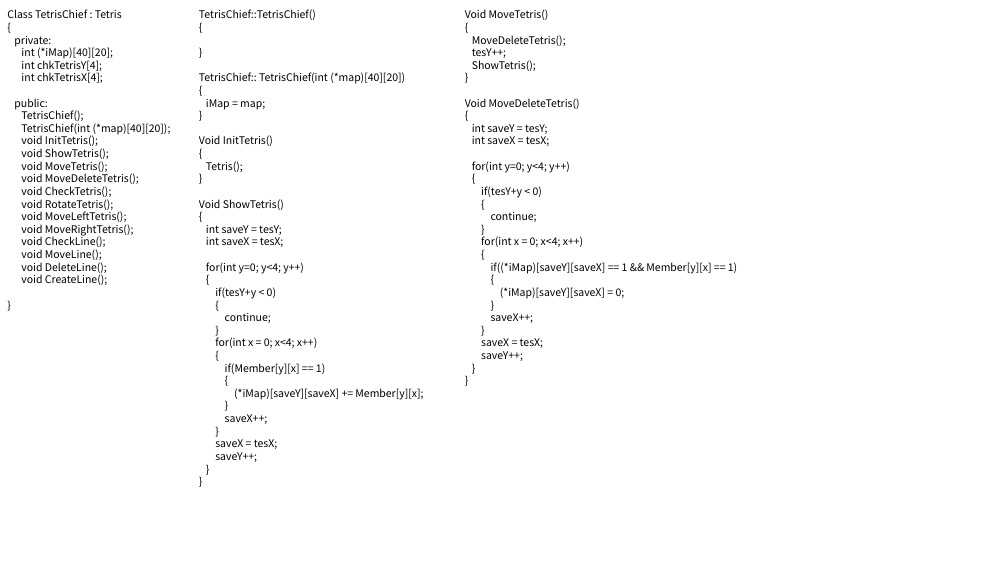
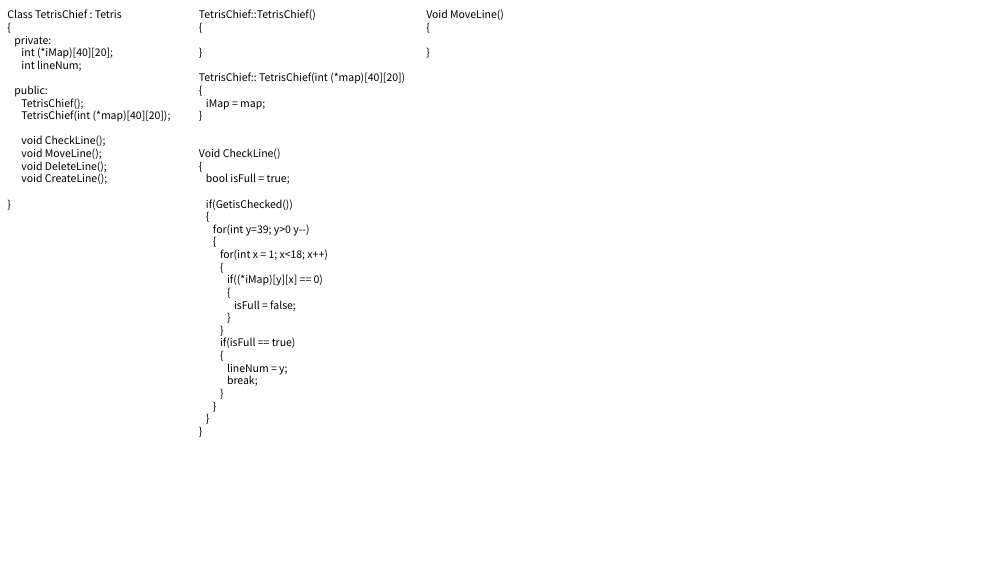
Before and after one commit to HEYHO8037/Tetris, a slide deck: slide 3 of Tetris.pptx (slide 2 before the commit). Drawn at 1008x567 pixels with LibreOffice and Linux fonts; fonts in the diff are those of the drawing. Boxes give left, top, right and bottom in pixels: in the first picture for what was removed or moved away, otherwise in the second. Text is boxed around its words. In the diff, an @@ line names an element or a change of style, - is before the commit and + after.

Commit message:
update ppt

```diff
--- a/Tetris.pptx
+++ b/Tetris.pptx
@@ text added at (426,9,504,20), 10 pt, text #000000 @@
+Void MoveLine()
+{
+}
@@ text removed at (465,9,737,361) @@
-Void MoveTetris()
-{
-MoveDeleteTetris();
-tesY++;
-ShowTetris();
-}
-Void MoveDeleteTetris()
-{
-int saveY = tesY;
-int saveX = tesX;
-for(int y=0; y<4; y++)
-{
-if(tesY+y < 0)
-{
-continue;
-}
-for(int x = 0; x<4; x++)
-{
-if((*iMap)[saveY][saveX] == 1 && Member[y][x] == 1)
-{
-(*iMap)[saveY][saveX] = 0;
-}
-saveX++;
-}
-saveX = tesX;
-saveY++;
-}
-}
@@ text at (21,58,82,71): text changed @@
-int chkTetrisY[4];
-int chkTetrisX[4];
+int lineNum;
@@ text at (21,135,139,236): paragraphs removed @@
-void InitTetris();
-void ShowTetris();
-void MoveTetris();
-void MoveDeleteTetris();
-void CheckTetris();
-void RotateTetris();
-void MoveLeftTetris();
-void MoveRightTetris();
@@ text at (199,148,281,159): text changed @@
-Void InitTetris()
+Void CheckLine()
@@ text at (206,173,293,210): text changed @@
-Tetris();
-}
-Void ShowTetris()
+bool isFull = true;
+if(GetisChecked())
@@ text at (213,224,309,236): text changed @@
-int saveY = tesY;
-int saveX = tesX;
-for(int y=0; y<4; y++)
+for(int y=39; y>0 y--)
@@ text at (220,249,327,260): text changed @@
-if(tesY+y < 0)
+for(int x = 1; x<18; x++)
@@ text at (227,274,323,286): text changed @@
-continue;
-}
-for(int x = 0; x<4; x++)
+if((*iMap)[y][x] == 0)
@@ text at (234,300,296,311): text changed @@
-if(Member[y][x] == 1)
-{
-(*iMap)[saveY][saveX] += Member[y][x];
-}
-saveX++;
-}
-saveX = tesX;
-saveY++;
+isFull = false;
@@ text at (220,337,296,386): paragraphs added @@
+if(isFull == true)
+{
+lineNum = y;
+break;
+}
+}
+}
+}
```
Also in this commit, not shown: 1 other slide changed, 1 slide added, 1 slide removed.
